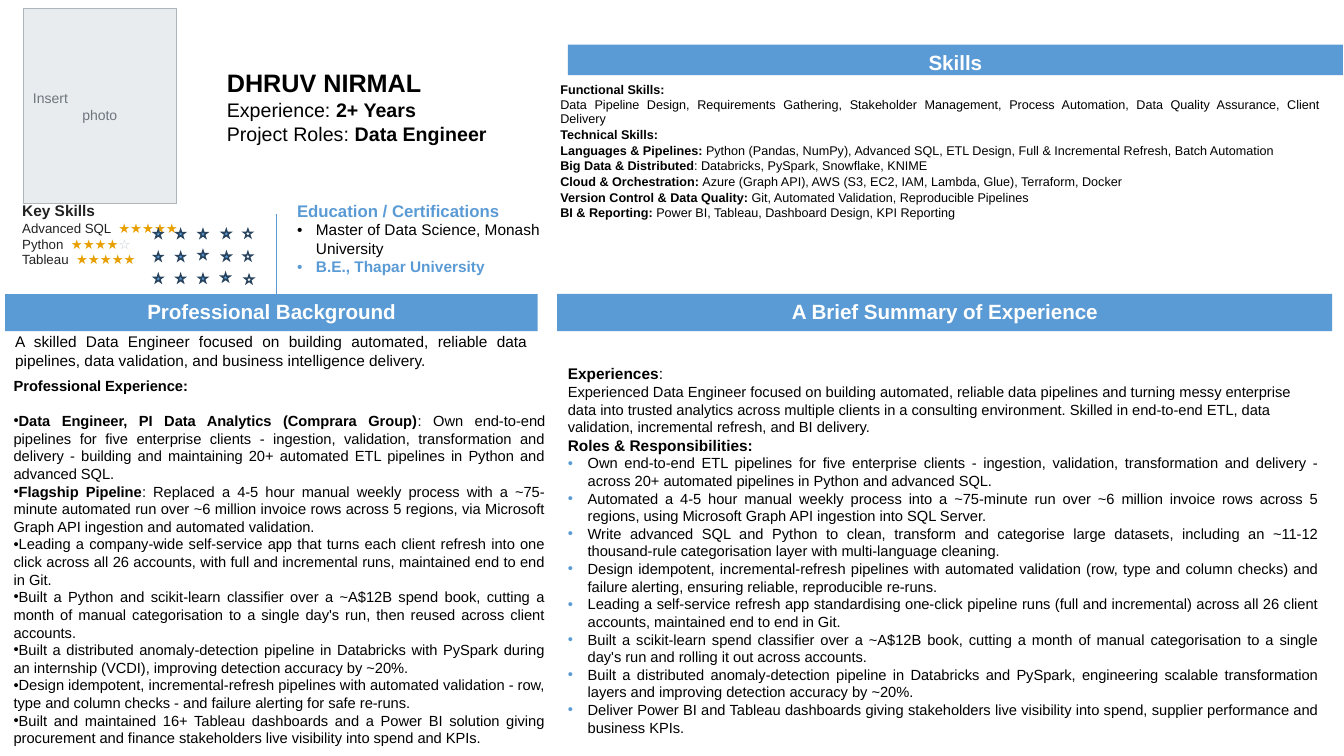
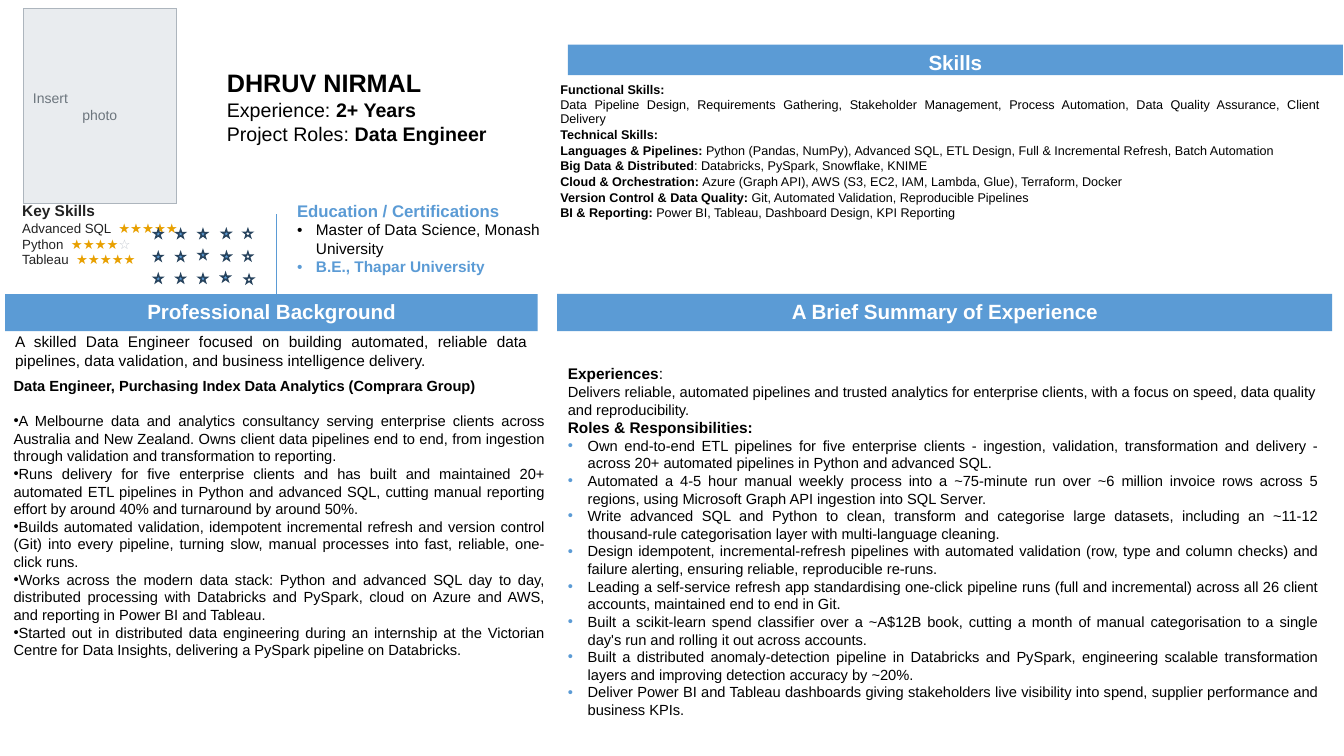
Before and after one commit to dhruvnirmal2111-max/JOB-SEARCH-WEBSITE, a slide deck: slide 1 of job-search/pipeline/infosys-consulting--data-engineer/Dhruv_Nirmal.pptx. Drawn at 1344x756 pixels with LibreOffice and Linux fonts; fonts in the diff are those of the drawing. Boxes give left, top, right and bottom in pixels: in the first picture for what was removed or moved away, otherwise in the second. Text is boxed around its words. In the diff, an @@ line names an element or a change of style, - is before the commit and + after.

```diff
--- a/job-search/pipeline/infosys-consulting--data-engineer/Dhruv_Nirmal.pptx
+++ b/job-search/pipeline/infosys-consulting--data-engineer/Dhruv_Nirmal.pptx
@@ text at (14, 380, 545, 658): text changed @@
-Professional Experience:
-• Data Engineer, PI Data Analytics (Comprara Group): Own end-to-end pipelines for five enterprise clients - ingestion, validation, transformation and delivery - building and maintaining 20+ automated ETL pipelines in Python and advanced SQL.
-• Flagship Pipeline: Replaced a 4-5 hour manual weekly process with a ~75-minute automated run over ~6 million invoice rows across 5 regions, via Microsoft Graph API ingestion and automated validation.
-• Leading a company-wide self-service app that turns each client refresh into one click across all 26 accounts, with full and incremental runs, maintained end to end in Git.
-• Built a Python and scikit-learn classifier over a ~A$12B spend book, cutting a month of manual categorisation to a single day's run, then reused across client accounts.
-• Built a distributed anomaly-detection pipeline in Databricks with PySpark during an internship (VCDI), improving detection accuracy by ~20%.
-• Design idempotent, incremental-refresh pipelines with automated validation - row, type and column checks - and failure alerting for safe re-runs.
-• Built and maintained 16+ Tableau dashboards and a Power BI solution giving procurement and finance stakeholders live visibility into spend and KPIs.
+Data Engineer, Purchasing Index Data Analytics (Comprara Group)
+• A Melbourne data and analytics consultancy serving enterprise clients across Australia and New Zealand. Owns client data pipelines end to end, from ingestion through validation and transformation to reporting.
+• Runs delivery for five enterprise clients and has built and maintained 20+ automated ETL pipelines in Python and advanced SQL, cutting manual reporting effort by around 40% and turnaround by around 50%.
+• Builds automated validation, idempotent incremental refresh and version control (Git) into every pipeline, turning slow, manual processes into fast, reliable, one-click runs.
+• Works across the modern data stack: Python and advanced SQL day to day, distributed processing with Databricks and PySpark, cloud on Azure and AWS, and reporting in Power BI and Tableau.
+• Started out in distributed data engineering during an internship at the Victorian Centre for Data Insights, delivering a PySpark pipeline on Databricks.
@@ text at (568, 386, 1315, 437): text changed @@
-Experienced Data Engineer focused on building automated, reliable data pipelines and turning messy enterprise data into trusted analytics across multiple clients in a consulting environment. Skilled in end-to-end ETL, data validation, incremental refresh, and BI delivery.
-Roles & Responsibilities:
+Delivers reliable, automated pipelines and trusted analytics for enterprise clients, with a focus on speed, data quality and reproducibility.
+Roles & Responsibilities:
```
